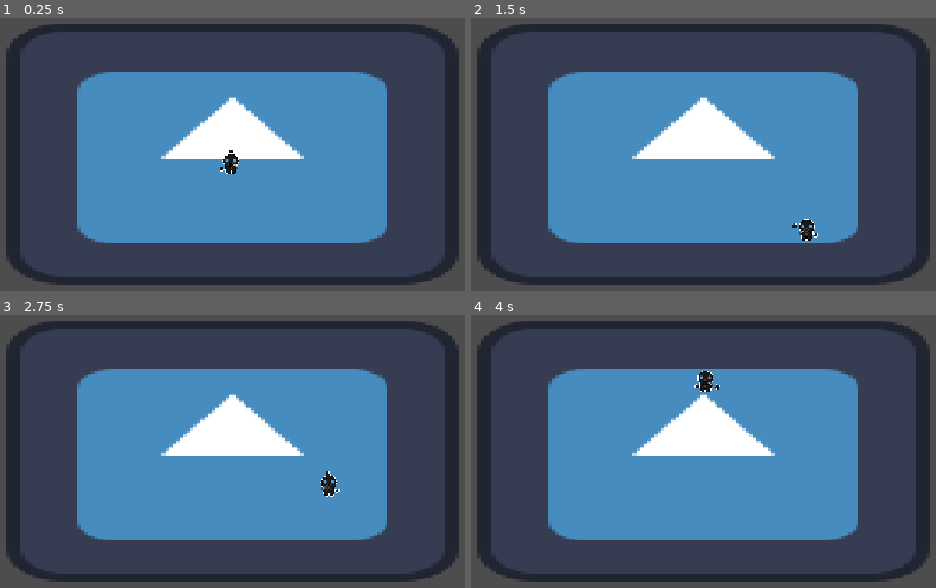
Above: before the commit, frames 1-4 (two rows, left to right).
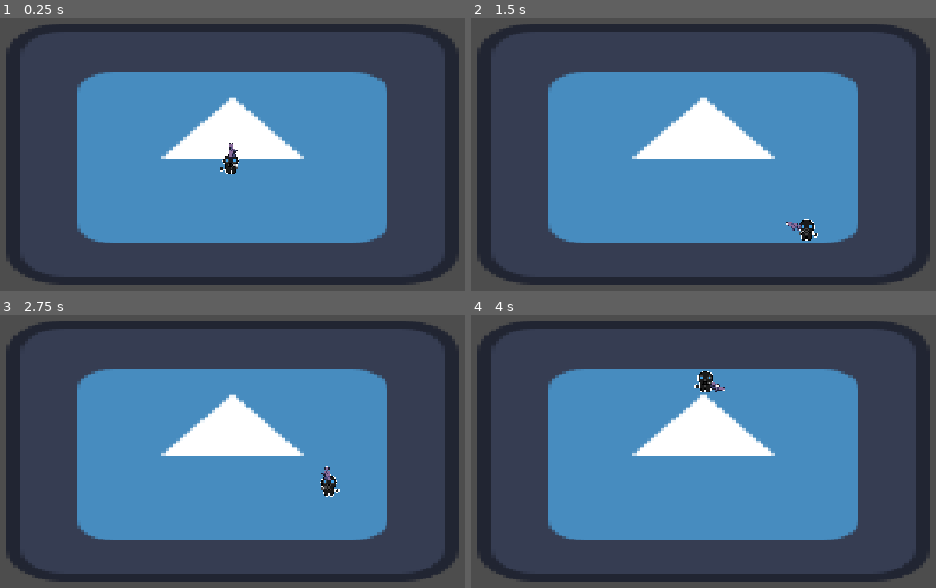
Above: after the commit, the same moments.

Repository: MatheusRisaias/Nucleus-White
Game: Godot game, scene res://Scenes/arena.tscn
Same seed, same stepped clock (60 frames per second), same inputs: the game is played once before the commit and once after it. The engine's default icon, where the game draws it, is replaced by a stand-in: a white triangle on a blue panel in a dark square.
Inputs (mouse positions are in pixels of both pictures, inside the frame that each line leads up to):
- Up to frame 1 (0.25 s): no input
- Up to frame 2 (1.5 s): tap Enter at 0.5 s; move the mouse to (880, 99) at 0.52 s; press the mouse at (880, 99) at 0.53 s; hold D (right_move) 0.53-1.28 s; move the mouse to (540, 143) at 1.27 s; release the mouse at (540, 143) at 1.28 s; hold S (down_move) from 1.28 s (still down); tap Shift (dash_move) at 1.35 s
- Up to frame 3 (2.75 s): click (69, 440) at 1.55 s; move the mouse to (311, 320) at 2.02 s; release S (down_move) at 2.03 s; press the mouse at (311, 320) at 2.03 s; hold D (right_move) from 2.03 s (still down)
- Up to frame 4 (4 s): move the mouse to (661, 508) at 2.77 s; release D (right_move) at 2.78 s; release the mouse at (661, 508) at 2.78 s; hold W (up_move) 2.78-3.53 s; click (661, 508) at 2.85 s; move the mouse to (outside the picture) at 3.52 s; press the mouse at (outside the picture) at 3.53 s; hold A (left_move) from 3.53 s (still down); tap Shift (dash_move) at 3.6 s

The runs differ from the first frame. In frame 1, less than 0.1% of the frame differs, in the area x 49-52%, y 45-51%; in frame 2, less than 0.1%, in the area x 67-72%, y 74-79%; in frame 3, less than 0.1%; in frame 4, less than 0.1%.
Error after the commit: Cannot call method 'add_child' on a previously freed instance. (res://Scripts/Guns_Scripts/gun_1.gd:20)

Commit message:
Adicionando primeira arma

Diff:
--- /dev/null
+++ b/GlobalData.gd
@@ -0,0 +1,3 @@
+extends Node
+
+@onready var arena: Node2D = $"../Arena"
--- /dev/null
+++ b/Scenes/Guns/bullet_1.tscn
@@ -0,0 +1,48 @@
+[gd_scene format=3 uid="uid://283kmwoj73nb"]
+
+[ext_resource type="Texture2D" uid="uid://rpwt5npn1um7" path="res://Assets/Guns_Assets/Bullets.png" id="1_jfy2u"]
+[ext_resource type="Script" uid="uid://dkuynuc0rrcmv" path="res://Scripts/Guns_Scripts/bullet_1.gd" id="1_xglca"]
+
+[sub_resource type="AtlasTexture" id="AtlasTexture_w1klc"]
+atlas = ExtResource("1_jfy2u")
+region = Rect2(241, 83, 17, 16)
+
+[sub_resource type="AtlasTexture" id="AtlasTexture_77js5"]
+atlas = ExtResource("1_jfy2u")
+region = Rect2(224, 83, 17, 16)
+
+[sub_resource type="AtlasTexture" id="AtlasTexture_hy213"]
+atlas = ExtResource("1_jfy2u")
+region = Rect2(207, 83, 17, 16)
+
+[sub_resource type="SpriteFrames" id="SpriteFrames_g4v7s"]
+animations = [{
+"frames": [{
+"duration": 1.0,
+"texture": SubResource("AtlasTexture_w1klc")
+}, {
+"duration": 1.0,
+"texture": SubResource("AtlasTexture_77js5")
+}, {
+"duration": 1.0,
+"texture": SubResource("AtlasTexture_hy213")
+}],
+"loop": 1,
+"name": &"default",
+"speed": 5.0
+}]
+
+[sub_resource type="RectangleShape2D" id="RectangleShape2D_g4v7s"]
+size = Vector2(14, 9)
+
+[node name="Bullet_1" type="CharacterBody2D" unique_id=764466740]
+script = ExtResource("1_xglca")
+
+[node name="AnimatedSprite2D" type="AnimatedSprite2D" parent="." unique_id=2035980721]
+sprite_frames = SubResource("SpriteFrames_g4v7s")
+frame = 2
+frame_progress = 0.8405625
+
+[node name="CollisionShape2D" type="CollisionShape2D" parent="." unique_id=491917291]
+position = Vector2(-2, 0.5)
+shape = SubResource("RectangleShape2D_g4v7s")
--- /dev/null
+++ b/Scenes/Guns/gun_1.tscn
@@ -0,0 +1,13 @@
+[gd_scene format=3 uid="uid://v55jld88la26"]
+
+[ext_resource type="Script" uid="uid://eou408oe2mip" path="res://Scripts/Guns_Scripts/gun_1.gd" id="1_m7rf2"]
+[ext_resource type="Texture2D" uid="uid://xi1fcv1vfxqi" path="res://Assets/Guns_Assets/Gun_1_Assets/Free - Gun.png" id="1_rdkoh"]
+
+[node name="Gun_1" type="Node2D" unique_id=2026622597]
+script = ExtResource("1_m7rf2")
+
+[node name="Sprite2D" type="Sprite2D" parent="." unique_id=304148951]
+texture = ExtResource("1_rdkoh")
+
+[node name="PosShoot" type="Marker2D" parent="." unique_id=1772665418]
+position = Vector2(15, 0)
--- /dev/null
+++ b/Scenes/Guns/gun_2.tscn
@@ -0,0 +1,14 @@
+[gd_scene format=3 uid="uid://djx0x3c2low75"]
+
+[ext_resource type="Script" uid="uid://dxmolx7qha84b" path="res://Scripts/Guns_Scripts/gun_2.gd" id="1_y58y3"]
+[ext_resource type="Texture2D" uid="uid://xi1fcv1vfxqi" path="res://Assets/Guns_Assets/Gun_1_Assets/Free - Gun.png" id="2_2o8wv"]
+
+[node name="Gun_2" type="Node2D" unique_id=2026622597]
+script = ExtResource("1_y58y3")
+
+[node name="Sprite2D" type="Sprite2D" parent="." unique_id=304148951]
+modulate = Color(0, 1, 0, 1)
+texture = ExtResource("2_2o8wv")
+
+[node name="PosShoot" type="Marker2D" parent="." unique_id=1772665418]
+position = Vector2(15, 0)
--- a/Scenes/Player_Scenes/player.tscn
+++ b/Scenes/Player_Scenes/player.tscn
@@ -6,6 +6,7 @@
 [ext_resource type="Texture2D" uid="uid://dqa08uji8o6k" path="res://Assets/Player_Assets/Idle/pixil-frame-2.png" id="3_gaovw"]
 [ext_resource type="Texture2D" uid="uid://cnqd51in0wrgf" path="res://Assets/Player_Assets/Idle/pixil-frame-3.png" id="4_1uf5f"]
 [ext_resource type="PackedScene" uid="uid://8un0tnqkmnsn" path="res://Scenes/Player_Scenes/hand_player.tscn" id="6_gaovw"]
+[ext_resource type="PackedScene" uid="uid://v55jld88la26" path="res://Scenes/Guns/gun_1.tscn" id="7_1uf5f"]
 
 [sub_resource type="SpriteFrames" id="SpriteFrames_g4v7s"]
 animations = [{
@@ -55,5 +56,8 @@
 [node name="HandPlayer" parent="." unique_id=1289155513 instance=ExtResource("6_gaovw")]
 position = Vector2(18, 6)
 
+[node name="Gun_1" parent="." unique_id=2026622597 instance=ExtResource("7_1uf5f")]
+position = Vector2(32, 0)
+
 [connection signal="timeout" from="TimerDash" to="." method="_on_timer_dash_timeout"]
 [connection signal="timeout" from="TimerNotDash" to="." method="_on_timer_not_dash_timeout"]
--- a/Scenes/arena.tscn
+++ b/Scenes/arena.tscn
@@ -2,12 +2,13 @@
 
 [ext_resource type="Script" uid="uid://c0c78r2lc5env" path="res://Scripts/Arena_Scripts/arena.gd" id="1_1v1nj"]
 [ext_resource type="Texture2D" uid="uid://cth6iqy3vx7e" path="res://icon.svg" id="1_lq7nq"]
-[ext_resource type="PackedScene" uid="uid://8un0tnqkmnsn" path="res://Scenes/Player_Scenes/hand_player.tscn" id="2_kcpg1"]
+[ext_resource type="PackedScene" uid="uid://v55jld88la26" path="res://Scenes/Guns/gun_1.tscn" id="2_1v1nj"]
 [ext_resource type="PackedScene" uid="uid://bvmiqyyh7d5yi" path="res://Scenes/Player_Scenes/player.tscn" id="2_ra5jo"]
+[ext_resource type="PackedScene" uid="uid://djx0x3c2low75" path="res://Scenes/Guns/gun_2.tscn" id="3_kcpg1"]
 
 [node name="Arena" type="Node2D" unique_id=2050070621]
 script = ExtResource("1_1v1nj")
-armas = Array[PackedScene]([ExtResource("2_kcpg1"), ExtResource("2_ra5jo")])
+armas = Array[PackedScene]([ExtResource("2_1v1nj"), ExtResource("3_kcpg1")])
 
 [node name="Icon" type="Sprite2D" parent="." unique_id=1098629105]
 position = Vector2(577, 370)
--- /dev/null
+++ b/Scripts/Guns_Scripts/bullet_1.gd
@@ -0,0 +1,17 @@
+extends CharacterBody2D
+
+@export var speed : float = 400.0
+
+var target_position
+var despawn_time = 0.8
+
+func _ready() -> void:
+	despawn()
+
+func _physics_process(delta: float) -> void:
+	velocity = target_position * speed
+	move_and_slide()
+
+func despawn():
+	await get_tree().create_timer(despawn_time).timeout
+	queue_free()
--- /dev/null
+++ b/Scripts/Guns_Scripts/gun_1.gd
@@ -0,0 +1,36 @@
+extends Node2D
+
+const BULLET_SCENE = preload("res://Scenes/Guns/bullet_1.tscn")
+
+@onready var pos_Shoot : Marker2D = $PosShoot
+
+@export var distancia: float = 18.0
+
+
+func _process(delta: float) -> void:
+	angle_gun()
+
+
+func shoot() -> void:
+	var new_bullet = BULLET_SCENE.instantiate()
+	new_bullet.position = pos_Shoot.global_position
+	new_bullet.rotation = pos_Shoot.global_rotation
+	new_bullet.target_position = (get_global_mouse_position() - pos_Shoot.global_position).normalized()
+
+	GlobalData.arena.add_child(new_bullet)
+
+func angle_gun():
+	var mouse_position = get_global_mouse_position()
+	# Direção entre o jogador e o mouse
+	var direcao = (mouse_position - get_parent().global_position).normalized()
+
+	# faz rotacionar a mão em direção ao mouse
+	global_rotation = direcao.angle()
+
+	# Posiciona a arma ao redor do jogador
+	global_position = get_parent().global_position + direcao * distancia
+
+	if mouse_position.x > global_position.x:
+		$Sprite2D.flip_v = false
+	else:
+		$Sprite2D.flip_v = true
--- /dev/null
+++ b/Scripts/Guns_Scripts/gun_2.gd
@@ -0,0 +1,37 @@
+extends Node2D
+
+
+const BULLET_SCENE = preload("res://Scenes/Guns/bullet_1.tscn")
+
+@onready var pos_Shoot : Marker2D = $PosShoot
+
+@export var distancia: float = 18.0
+
+
+func _process(delta: float) -> void:
+	angle_gun()
+
+
+func shoot() -> void:
+	var new_bullet = BULLET_SCENE.instantiate()
+	new_bullet.position = pos_Shoot.global_position
+	new_bullet.rotation = pos_Shoot.global_rotation
+	new_bullet.target_position = (get_global_mouse_position() - pos_Shoot.global_position).normalized()
+
+	GlobalData.arena.add_child(new_bullet)
+
+func angle_gun():
+	var mouse_position = get_global_mouse_position()
+	# Direção entre o jogador e o mouse
+	var direcao = (mouse_position - get_parent().global_position).normalized()
+
+	# faz rotacionar a mão em direção ao mouse
+	global_rotation = direcao.angle()
+
+	# Posiciona a arma ao redor do jogador
+	global_position = get_parent().global_position + direcao * distancia
+
+	if mouse_position.x > global_position.x:
+		$Sprite2D.flip_v = false
+	else:
+		$Sprite2D.flip_v = true
--- a/Scripts/Player_Scripts/hand_player.gd
+++ b/Scripts/Player_Scripts/hand_player.gd
@@ -1,5 +1,4 @@
 extends Node2D
-
 @export var distancia: float = 18.0
 
 func _process(delta: float) -> void:
--- a/Scripts/Player_Scripts/player.gd
+++ b/Scripts/Player_Scripts/player.gd
@@ -17,6 +17,10 @@
 func _physics_process(_delta: float) -> void:
 	move_player()
 	move_and_slide()
+
+func _input(event: InputEvent) -> void:
+	if event.is_action_pressed("shoot"):
+		get_node("Gun_1").shoot()
 
 func move_player():
 	var direction = Input.get_vector("left_move","right_move","up_move","down_move")
--- a/project.godot
+++ b/project.godot
@@ -10,10 +10,14 @@
 
 [application]
 
-config/name="IonFall"
+config/name="Nucleus White"
 run/main_scene="uid://dovol2wlc6dt6"
 config/features=PackedStringArray("4.7", "GL Compatibility")
 config/icon="res://icon.svg"
+
+[autoload]
+
+GlobalData="*uid://dm6hjletxtwex"
 
 [display]
 
@@ -47,6 +51,11 @@
 "events": [Object(InputEventKey,"resource_local_to_scene":false,"resource_name":"","device":-1,"window_id":0,"alt_press …(195 unchanged characters)…
 ]
 }
+shoot={
+"deadzone": 0.2,
+"events": [Object(InputEventMouseButton,"resource_local_to_scene":false,"resource_name":"","device":-1,"window_id":0,"alt_pressed":false,"shift_pressed":false,"ctrl_pressed":false,"meta_pressed":false,"button_mask":1,"position":Vector2(715, 1),"global_position":Vector2(724, 49),"factor":1.0,"button_index":1,"canceled":false,"pressed":true,"double_click":false,"script":null)
+]
+}
 
 [physics]
 
Binary file added: Assets/Guns_Assets/Bullets.png
Not shown, added: Assets/Guns_Assets/Bullets.png.import
Binary file added: Assets/Guns_Assets/Gun_1_Assets/Free - Gun.png
Not shown, added: Assets/Guns_Assets/Gun_1_Assets/Free - Gun.png.import
Not shown, added: GlobalData.gd.uid
Not shown, added: Scripts/Guns_Scripts/bullet_1.gd.uid
Not shown, added: Scripts/Guns_Scripts/gun_1.gd.uid
Not shown, added: Scripts/Guns_Scripts/gun_2.gd.uid
Not shown, added: Scenes/Guns/gun_1.tscn390561774.tmp
